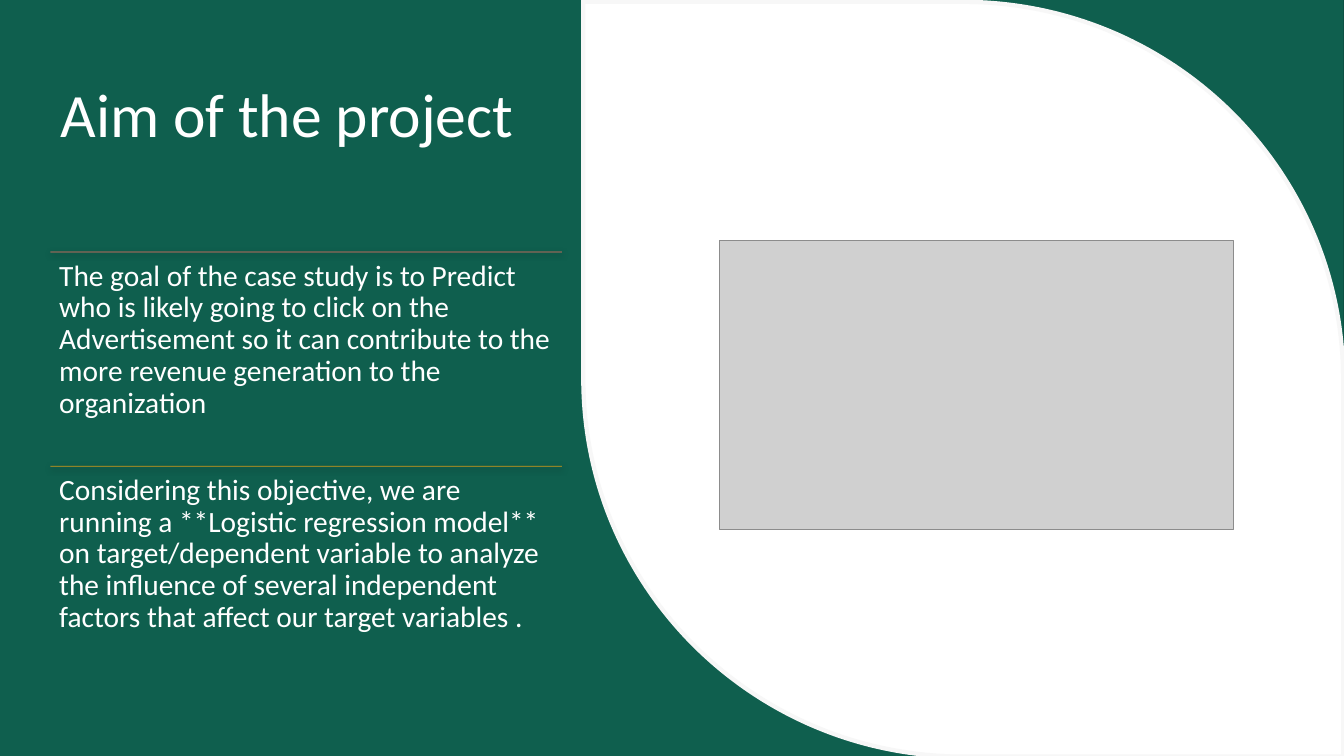
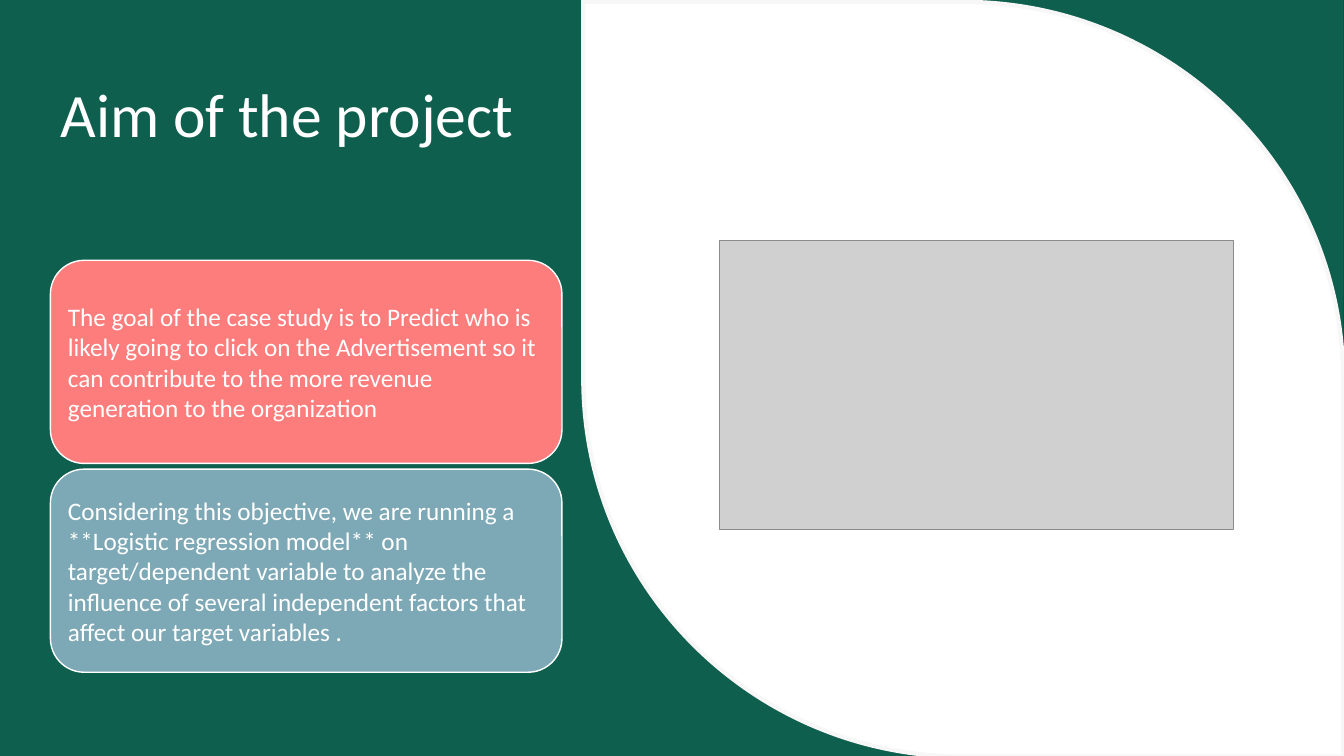
Before and after one commit to rahkum96/Supervised-Mchine-Learning, a slide deck: slide 2 of Ad-Clicked Web-Dataset/Ad-Clicking.pptx. Drawn at 1344x756 pixels with LibreOffice and Linux fonts; fonts in the diff are those of the drawing; grey boxes stand for pictures; background and template pictures are left out. Boxes give left, top, right and bottom in pixels: in the first picture for what was removed or moved away, otherwise in the second. Text is boxed around its words. In the diff, an @@ line names an element or a change of style, - is before the commit and + after.

```diff
--- a/Ad-Clicked Web-Dataset/Ad-Clicking.pptx
+++ b/Ad-Clicked Web-Dataset/Ad-Clicking.pptx
@@ line removed from (50, 252) to (563, 252) @@
@@ rounded rectangle added at [50,260,563,464], fill #FD7C7C, outline #FFFFFF 1 pt @@
@@ text "The goal of the case ...": place and size @@
-text "The goal of the case ..." at [59,265,550,418]
+text "The goal of the case ..." at [68,308,535,422]
@@ text "The goal of the case ..." at [68,308,535,422]: size 21 to 18 pt; line spacing 0.9 to 1; less space between paragraphs; vertical alignment top to middle @@
@@ line removed from (50, 467) to (563, 467) @@
@@ rounded rectangle added at [50,469,563,673], fill #7DA8B5, outline #FFFFFF 1 pt @@
@@ text "Considering this objective, we are ..." at [68,502,526,645]: size 21 to 18 pt; line spacing 0.9 to 1; less space between paragraphs; vertical alignment top to middle @@
@@ text "Considering this objective, we are ...": place and size @@
-text "Considering this objective, we are ..." at [59,479,539,632]
+text "Considering this objective, we are ..." at [68,502,526,645]
```
Also in this commit, not shown: 2 other slides changed, 1 slide added.
